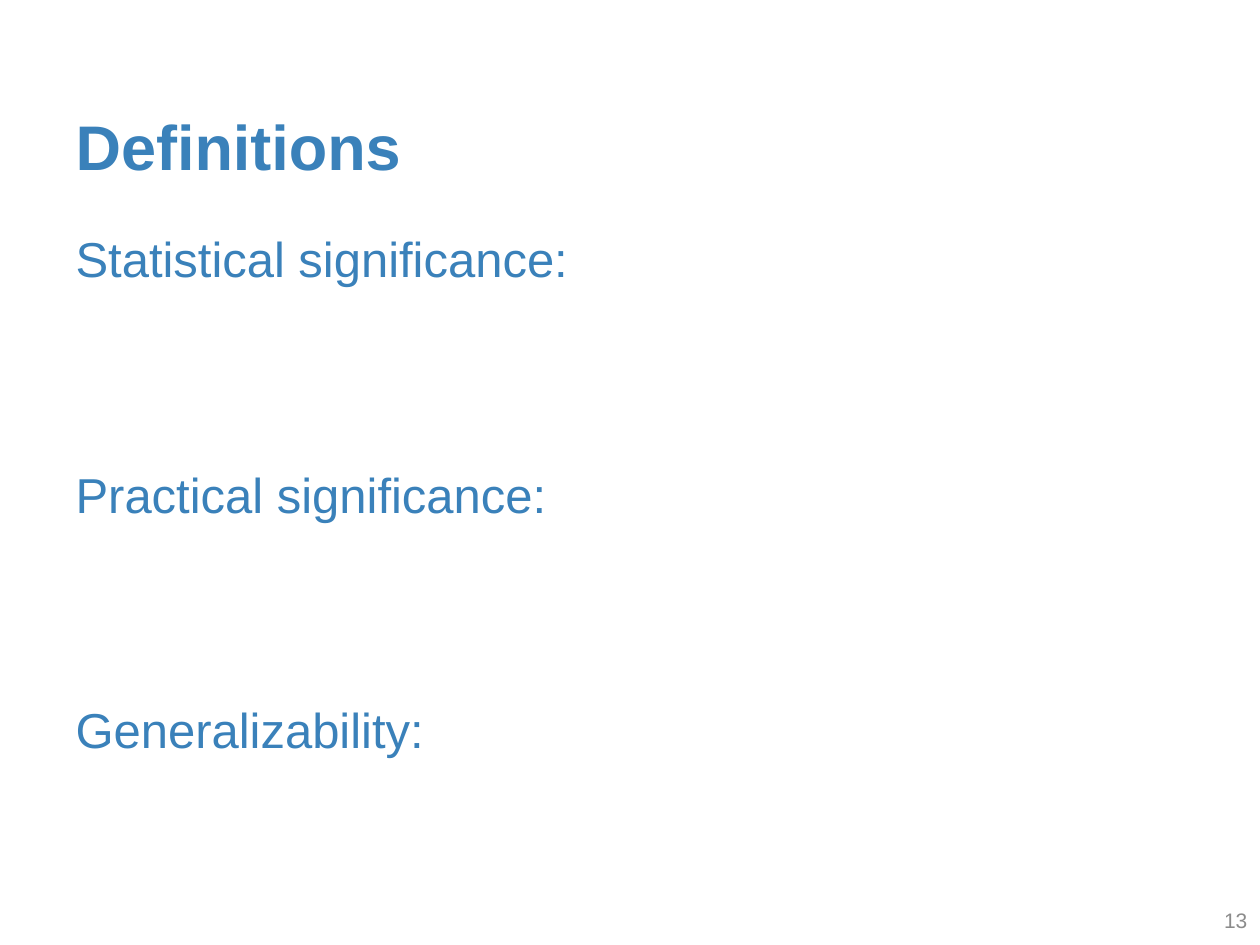
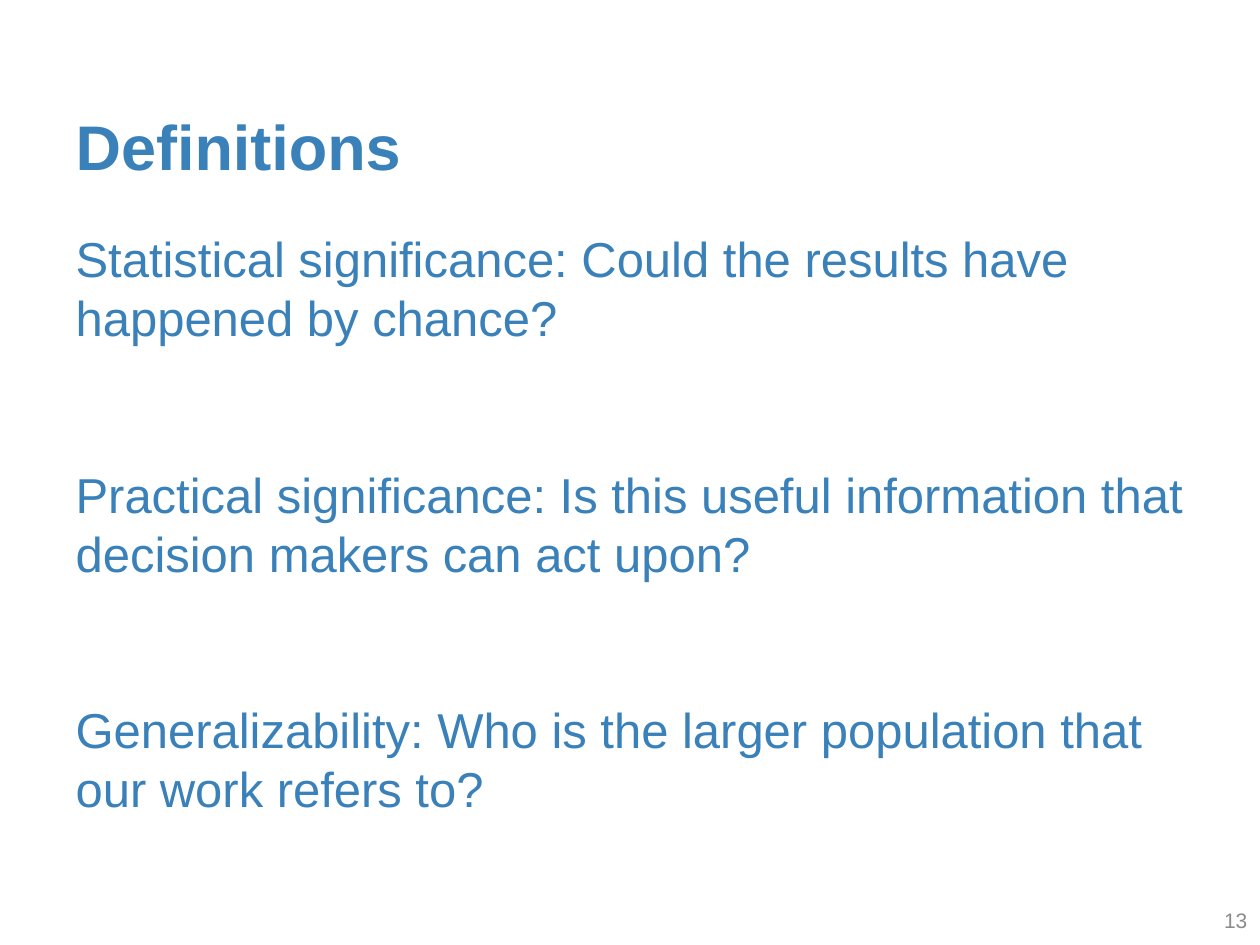
Before and after one commit to statsbylopez/StatsSports20, a slide deck: slide 14 of Lectures/Lecture1.pptx. Drawn at 1260x945 pixels with LibreOffice and Linux fonts; fonts in the diff are those of the drawing. Boxes give left, top, right and bottom in pixels: in the first picture for what was removed or moved away, otherwise in the second. Text is boxed around its words. In the diff, an @@ line names an element or a change of style, - is before the commit and + after.

```diff
--- a/Lectures/Lecture1.pptx
+++ b/Lectures/Lecture1.pptx
@@ text at bbox=[76, 241, 1183, 808]: text changed @@
-Statistical significance:
-Practical significance:
-Generalizability:
+Statistical significance: Could the results have happened by chance?
+Practical significance: Is this useful information that decision makers can act upon?
+Generalizability: Who is the larger population that our work refers to?
```
